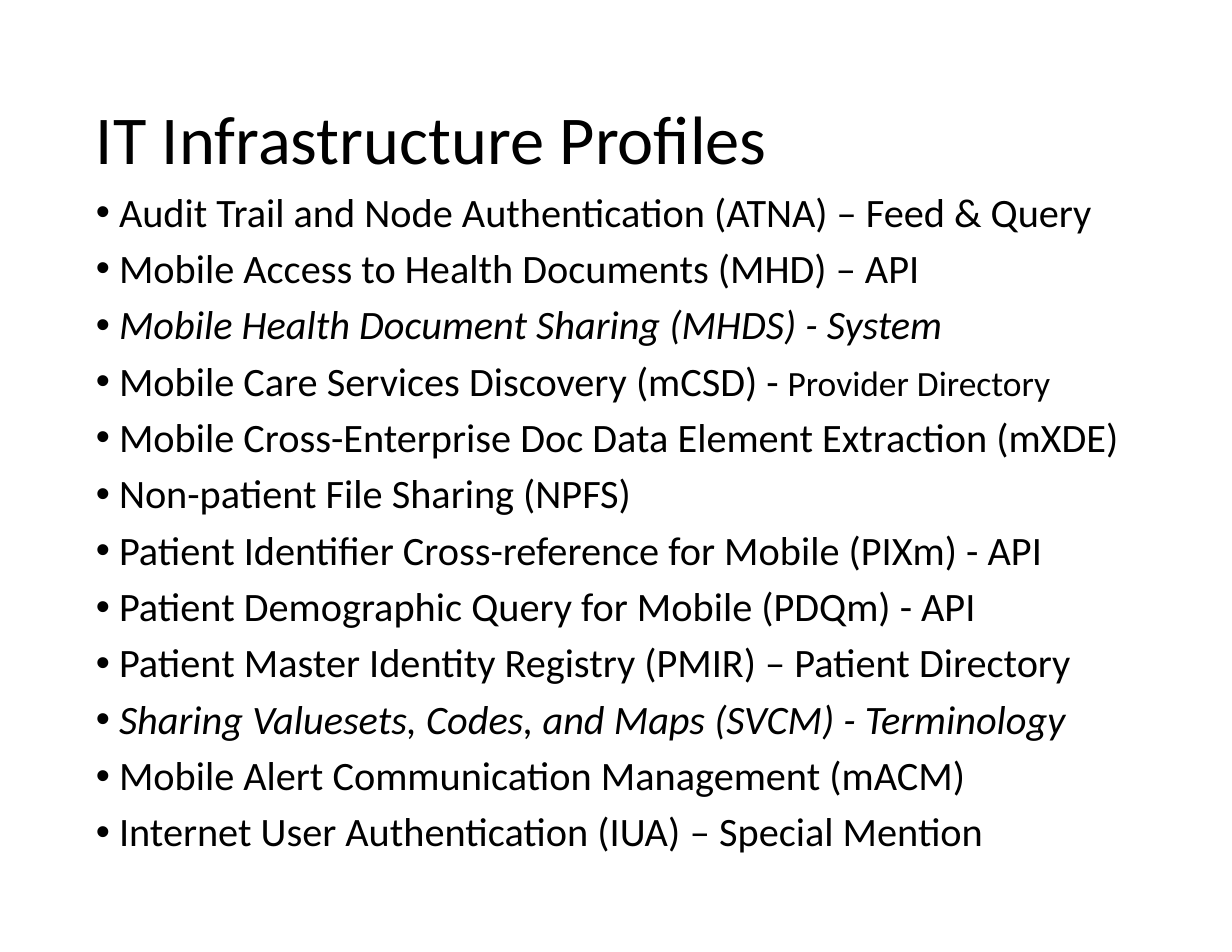
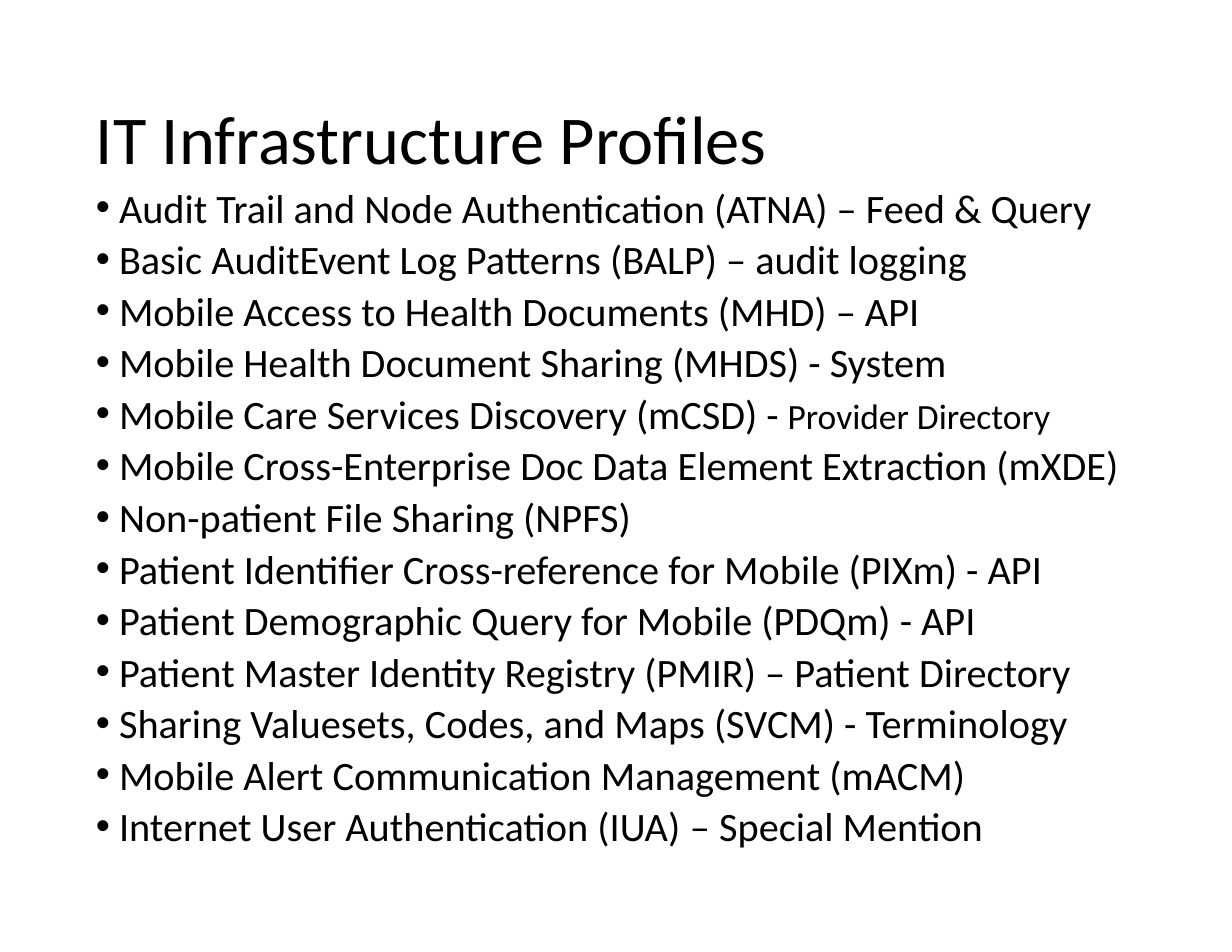
Before and after one commit to IHE/IT-Infrastructure, a slide deck: slide 8 of Presentations/IHE-FHIR-Brief.pptx (slide 7 before the commit). Drawn at 1232x952 pixels with LibreOffice and Linux fonts; fonts in the diff are those of the drawing. Boxes give left, top, right and bottom in pixels: in the first picture for what was removed or moved away, otherwise in the second. Text is boxed around its words. In the diff, an @@ line names an element or a change of style, - is before the commit and + after.

```diff
--- a/Presentations/IHE-FHIR-Brief.pptx
+++ b/Presentations/IHE-FHIR-Brief.pptx
@@ text at [119,193,1118,848]: italic off in "Mobile Health Document Sharing (MHDS) - System", "Sharing Valuesets, Codes, and Maps (SVCM) - ..."; line spacing 0.9 to 0.8 @@
@@ text at [119,244,967,281]: paragraph added @@
+• Basic AuditEvent Log Patterns (BALP) – audit logging
```
Also in this commit, not shown: 8 other slides changed, 2 slides added.
